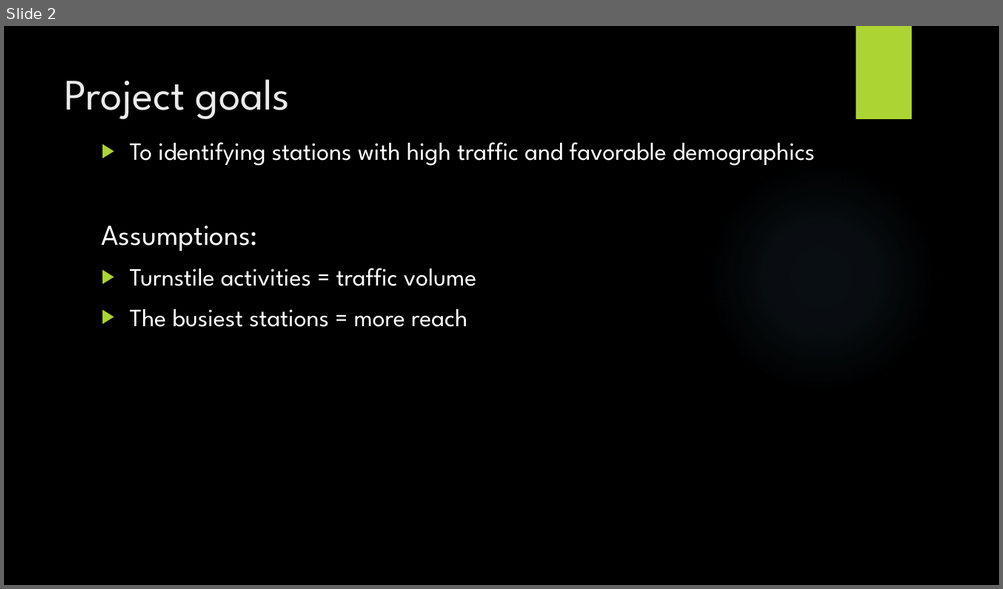
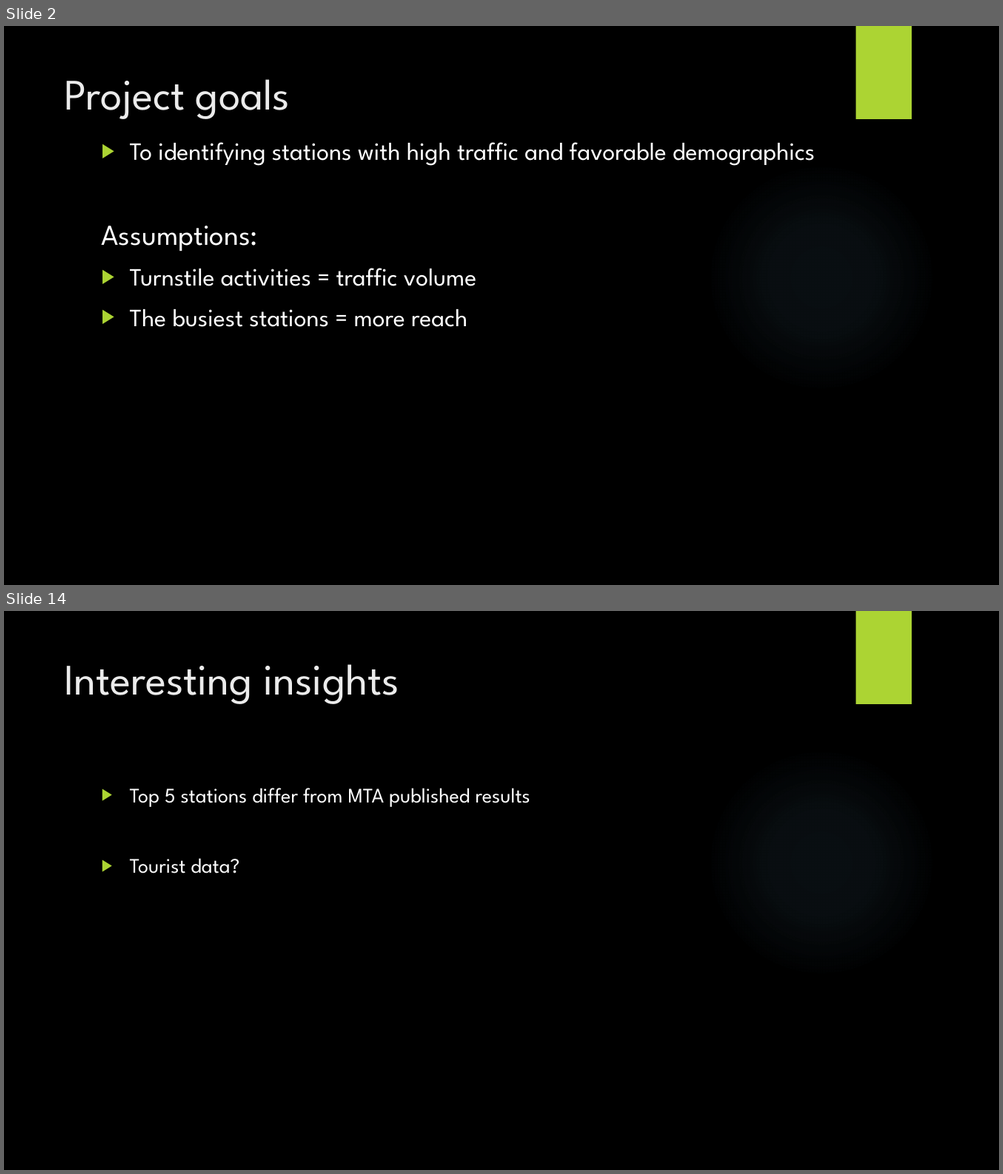
Before and after one commit to JNYH/projectbenson, a slide deck: OptimizeStreetTeamDeployment.pptx. Shown one above the other, each under a label of ours: slide 2 before the commit, slides 2 and 14 after it; the slides between them are not shown. The pictures are 1003x589 and 1003x1174 pixels, drawn with LibreOffice and Linux fonts; fonts in the diff are those of the drawing; background and template pictures are left out. Boxes give left, top, right and bottom in pixels: in the first picture for what was removed or moved away, otherwise in the second. Text is boxed around its words. In the diff, an @@ line names an element or a change of style, - is before the commit and + after.

```diff
--- a/OptimizeStreetTeamDeployment.pptx
+++ b/OptimizeStreetTeamDeployment.pptx
@@ slide 14 added at (4,611,999,1170), background picture (left out); not listed: 2 template elements that a slide beside it also shows @@
@@ title added at (64,664,399,704), 42 pt, text #EBEBEB @@
+Interesting insights
@@ text added at (130,788,530,874), 20 pt, text #FFFFFF @@
+▶ Top 5 stations differ from MTA published results
+▶ Tourist data?
```
Also in this commit, not shown: 9 slides changed, 1 other slide added, 1 slide removed.
